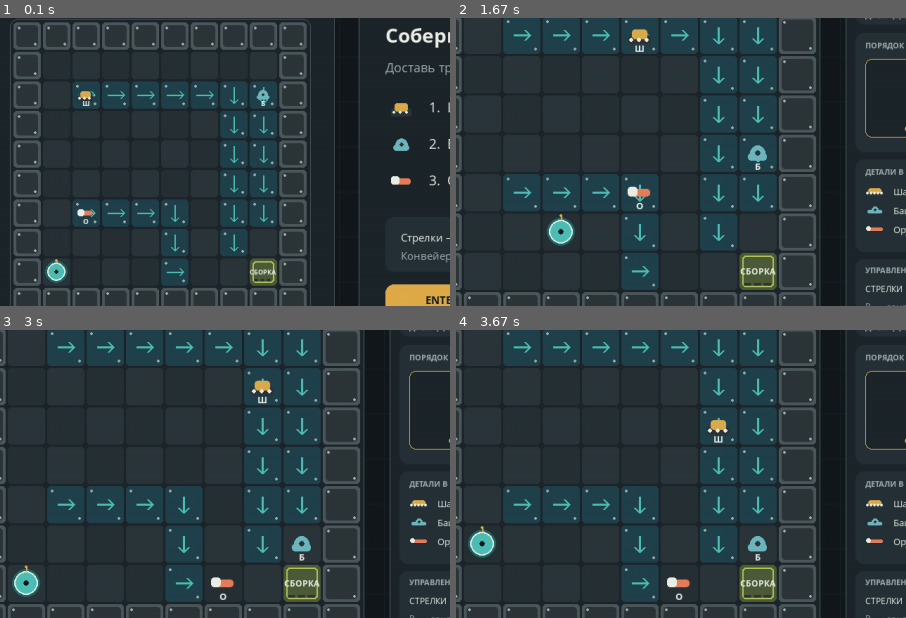
Above: before the commit, frames 1-4 (two rows, left to right).
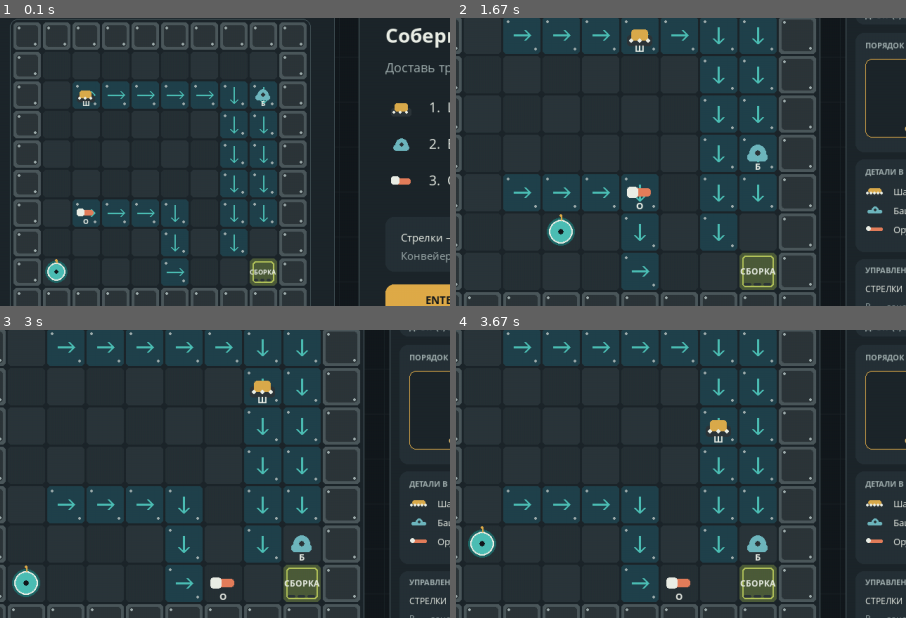
Above: after the commit, the same moments.

Repository: lMilleRl/PyGame_TankFactory
Game: pygame game, started from main.py
Two runs of this game, one before a commit and one after it. Both use one fixed random seed, a clock stepped at 60 frames per second and the inputs below.
Inputs:
- Up to frame 1 (0.1 s): no input
- Up to frame 2 (1.67 s): tap Enter at 0.33 s; hold Right 0.67-1.13 s; hold Up 1.17-1.47 s; hold Right from 1.5 s (still down)
- Up to frame 3 (3 s): release Right at 1.97 s; hold Left 2-2.53 s; hold Down 2.57-2.87 s; hold Left from 2.9 s (still down)
- Up to frame 4 (3.67 s): release Left at 3.3 s; hold Up from 3.33 s (still down)
The pictures show only the part of the screen within x 7-57%, y 32-82%; the shares and areas given below are measured in that part.

The runs differ from the first frame. In frame 1, 0.1% of the frame differs, in the area x 16-60%, y 24-70%; in frame 2, 0.2%, in the area x 38-70%, y 3-63%; in frame 3, 0.2%; in frame 4, 0.2%.

Commit message:
Load optional 16x16 Aseprite sprites
Separate editable art from drawing logic while keeping the game usable until custom PNGs are supplied.

Diff:
--- a/tank_factory/renderer.py
+++ b/tank_factory/renderer.py
@@ -1,3 +1,5 @@
+from pathlib import Path
+
 import pygame
 
 from .constants import (
@@ -16,12 +18,70 @@
 from .entities import FactoryStatus, PartKind, PART_NAMES, PART_SHORT_NAMES
 from .factory import Factory
 
+ASSET_DIRECTORY = Path(__file__).resolve().parent.parent / "assets"
+PART_ASSET_FILES = {
+    PartKind.CHASSIS: "chassis.png",
+    PartKind.TURRET: "turret.png",
+    PartKind.CANNON: "cannon.png",
+}
+CONVEYOR_ASSET_FILES = {
+    (0, -1): "conveyor_up.png",
+    (1, 0): "conveyor_right.png",
+    (0, 1): "conveyor_down.png",
+    (-1, 0): "conveyor_left.png",
+}
+TILE_ASSET_FILES = {
+    "floor": "floor.png",
+    "wall": "wall.png",
+    "assembly": "assembly.png",
+}
+
 
 class Renderer:
     """Рисует меню, сетку цеха, панель состояния и финальный экран."""
 
     def __init__(self) -> None:
         self.fonts: dict[tuple[int, bool], pygame.font.Font] = {}
+        self.sprite_cache: dict[tuple[int, int, int], pygame.Surface] = {}
+        self.part_sprites = {
+            part_kind: image
+            for part_kind, filename in PART_ASSET_FILES.items()
+            if (image := self._load_asset(filename)) is not None
+        }
+        self.conveyor_sprites = {
+            direction: image
+            for direction, filename in CONVEYOR_ASSET_FILES.items()
+            if (image := self._load_asset(filename)) is not None
+        }
+        self.tile_sprites = {
+            tile_name: image
+            for tile_name, filename in TILE_ASSET_FILES.items()
+            if (image := self._load_asset(filename)) is not None
+        }
+        self.drone_sprite = self._load_asset("drone.png")
+
+    @staticmethod
+    def _load_asset(filename: str) -> pygame.Surface | None:
+        path = ASSET_DIRECTORY / filename
+        if not path.is_file():
+            return None
+        return pygame.image.load(str(path)).convert_alpha()
+
+    def _draw_sprite(self, surface: pygame.Surface, image: pygame.Surface, rect: pygame.Rect) -> None:
+        image_width, image_height = image.get_size()
+        scale = min(rect.width // image_width, rect.height // image_height)
+        if scale:
+            size = image_width * scale, image_height * scale
+        else:
+            factor = min(rect.width / image_width, rect.height / image_height)
+            size = max(1, round(image_width * factor)), max(1, round(image_height * factor))
+
+        cache_key = id(image), *size
+        scaled = self.sprite_cache.get(cache_key)
+        if scaled is None:
+            scaled = image if size == image.get_size() else pygame.transform.scale(image, size)
+            self.sprite_cache[cache_key] = scaled
+        surface.blit(scaled, scaled.get_rect(center=rect.center))
 
     def _font(self, size: int, bold: bool = False) -> pygame.font.Font:
         key = size, bold
@@ -172,6 +232,9 @@
 
                 fill = PALETTE["cell_alt"] if (grid_x + grid_y) % 2 else PALETTE["cell"]
                 pygame.draw.rect(surface, fill, inset, border_radius=5)
+                floor_sprite = self.tile_sprites.get("floor")
+                if floor_sprite is not None:
+                    self._draw_sprite(surface, floor_sprite, inset)
                 conveyor = factory.conveyors.get(position)
                 if conveyor:
                     self._draw_conveyor(surface, inset, conveyor.direction_x, conveyor.direction_y)
@@ -180,23 +243,29 @@
 
                 part = factory.get_part_at(position)
                 if part is not None:
-                    self._draw_part_icon(surface, part.kind, inset.inflate(-9, -9))
-                    self._text(
-                        surface,
-                        PART_SHORT_NAMES[part.kind],
-                        (inset.centerx, inset.bottom - 8),
-                        max(11, cell_size // 4),
-                        PALETTE["text"],
-                        True,
-                        centered=True,
-                    )
+                    has_sprite = self._draw_part_icon(surface, part.kind, inset.inflate(-5, -5))
+                    if not has_sprite:
+                        self._text(
+                            surface,
+                            PART_SHORT_NAMES[part.kind],
+                            (inset.centerx, inset.bottom - 8),
+                            max(11, cell_size // 4),
+                            PALETTE["text"],
+                            True,
+                            centered=True,
+                        )
                 if factory.drone.position == position:
-                    self._draw_drone(surface, inset, factory.drone.carried_part.kind if factory.drone.carried_part else None)
+                    carried_kind = factory.drone.carried_part.kind if factory.drone.carried_part else None
+                    self._draw_drone(surface, inset, carried_kind)
 
         pygame.draw.rect(surface, PALETTE["outline"], board_rect, width=1, border_radius=12)
 
     def _draw_wall(self, surface: pygame.Surface, rect: pygame.Rect) -> None:
         pygame.draw.rect(surface, PALETTE["wall"], rect, border_radius=5)
+        sprite = self.tile_sprites.get("wall")
+        if sprite is not None:
+            self._draw_sprite(surface, sprite, rect)
+            return
         inner = rect.inflate(-8, -8)
         pygame.draw.rect(surface, PALETTE["wall_dark"], inner, border_radius=4)
         pygame.draw.circle(surface, PALETTE["text_muted"], (rect.left + 8, rect.top + 8), 2)
@@ -204,6 +273,10 @@
 
     def _draw_conveyor(self, surface: pygame.Surface, rect: pygame.Rect, direction_x: int, direction_y: int) -> None:
         pygame.draw.rect(surface, PALETTE["conveyor"], rect, border_radius=5)
+        sprite = self.conveyor_sprites.get((direction_x, direction_y))
+        if sprite is not None:
+            self._draw_sprite(surface, sprite, rect)
+            return
         center_x, center_y = rect.center
         start = center_x - direction_x * 11, center_y - direction_y * 11
         end = center_x + direction_x * 12, center_y + direction_y * 12
@@ -218,7 +291,12 @@
 
     def _draw_assembly_tile(self, surface: pygame.Surface, rect: pygame.Rect, stack_size: int) -> None:
         pygame.draw.rect(surface, PALETTE["assembly"], rect, border_radius=6)
-        pygame.draw.rect(surface, PALETTE["assembly_light"], rect.inflate(-8, -8), width=2, border_radius=5)
+        sprite = self.tile_sprites.get("assembly")
+        if sprite is None:
+            pygame.draw.rect(surface, PALETTE["assembly_light"], rect.inflate(-8, -8), width=2, border_radius=5)
+        else:
+            self._draw_sprite(surface, sprite, rect)
+            pygame.draw.rect(surface, PALETTE["assembly_light"], rect, width=2, border_radius=5)
         self._text(surface, "СБОРКА", rect.center, max(10, rect.width // 4), PALETTE["text"], True, centered=True)
         slot_width = max(5, (rect.width - 20) // 3)
         for index in range(3):
@@ -226,7 +304,12 @@
             color = PALETTE["success"] if index < stack_size else PALETTE["wall_dark"]
             pygame.draw.rect(surface, color, slot, border_radius=2)
 
-    def _draw_part_icon(self, surface: pygame.Surface, part_kind: PartKind, rect: pygame.Rect) -> None:
+    def _draw_part_icon(self, surface: pygame.Surface, part_kind: PartKind, rect: pygame.Rect) -> bool:
+        sprite = self.part_sprites.get(part_kind)
+        if sprite is not None:
+            self._draw_sprite(surface, sprite, rect)
+            return True
+
         color = PART_COLORS[part_kind]
         scale = min(rect.width, rect.height)
         if part_kind is PartKind.CHASSIS:
@@ -251,8 +334,15 @@
             pygame.draw.rect(surface, color, barrel, border_radius=max(3, scale // 10))
             breech = pygame.Rect(rect.left + scale // 8, rect.top + scale // 3, scale // 3, scale // 3)
             pygame.draw.rect(surface, PALETTE["text"], breech, border_radius=max(3, scale // 10))
+        return False
 
     def _draw_drone(self, surface: pygame.Surface, rect: pygame.Rect, carried_kind: PartKind | None) -> None:
+        if self.drone_sprite is not None:
+            self._draw_sprite(surface, self.drone_sprite, rect.inflate(-3, -3))
+            if carried_kind is not None:
+                pygame.draw.circle(surface, PART_COLORS[carried_kind], (rect.right - 7, rect.top + 7), max(4, rect.width // 9))
+            return
+
         radius = max(9, rect.width // 3)
         center = rect.center
         pygame.draw.circle(surface, PALETTE["drone_dark"], center, radius + 3)
Not shown, changed: README.md
Not shown, added: assets/.gitkeep
